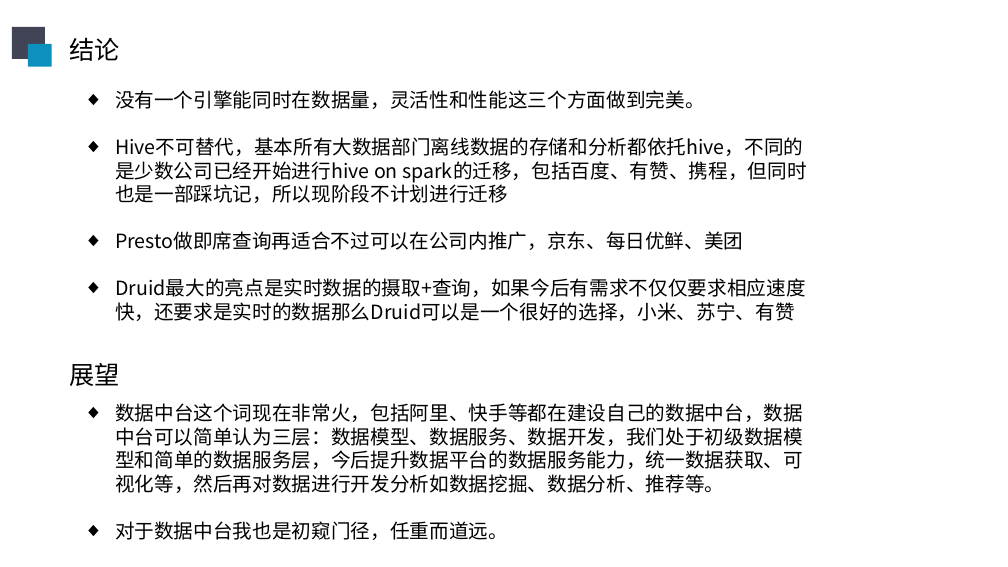
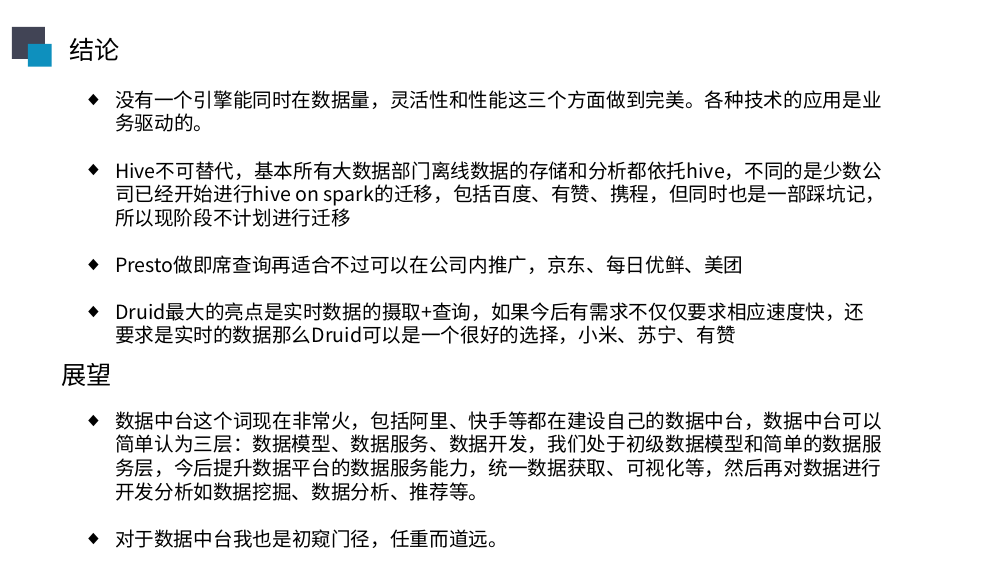
Before and after one commit to sunliangliang9201/interview_prepare, a slide deck: slide 23 of 在线阶段汇报20190606.pptx (slide 22 before the commit). Drawn at 1008x567 pixels with LibreOffice and Linux fonts; fonts in the diff are those of the drawing. Boxes give left, top, right and bottom in pixels: in the first picture for what was removed or moved away, otherwise in the second. Text is boxed around its words. In the diff, an @@ line names an element or a change of style, - is before the commit and + after.

```diff
--- a/在线阶段汇报20190606.pptx
+++ b/在线阶段汇报20190606.pptx
@@ text at (115,90,882,132): text changed @@
-◆ 没有一个引擎能同时在数据量，灵活性和性能这三个方面做到完美。
+◆ 没有一个引擎能同时在数据量，灵活性和性能这三个方面做到完美。各种技术的应用是业务驱动的。
@@ text "展望": place and size @@
-text "展望" at (69,363,119,386)
+text "展望" at (61,363,111,386)
@@ text "数据中台这个词现在非常火，包括阿里、快手等都在建设自己的数据中台，数据中台可以简单认为三层：数据模型、数据服务、数据开发 ..." rewrapped from (115,403,803,540) to (115,411,882,548) @@
```
Also in this commit, not shown: 7 other slides changed, 1 slide added.
